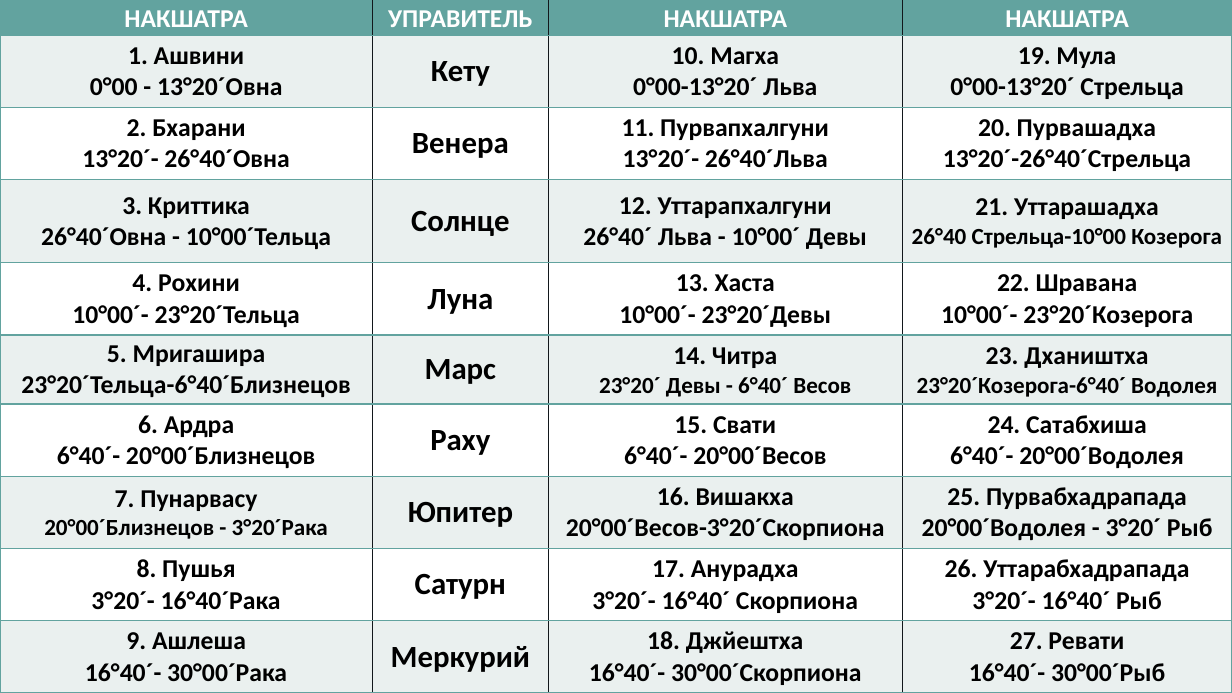
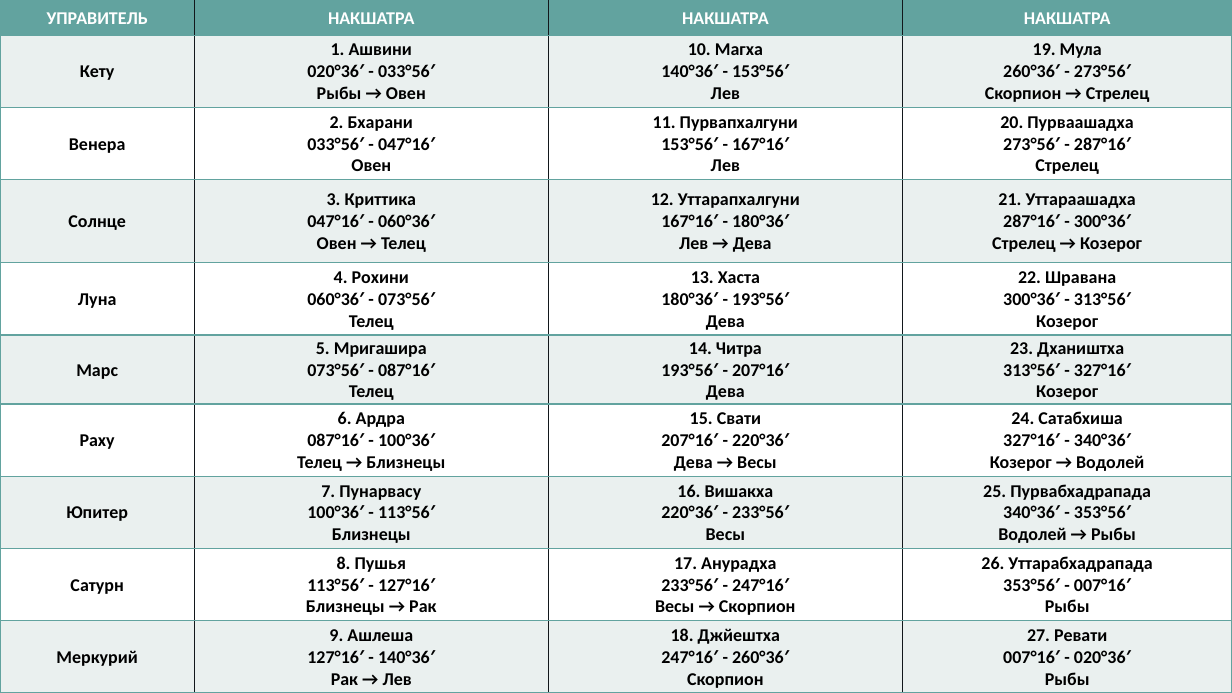
Before and after one commit to Pilotvt/Synastry, a slide deck: slide 1 of .Лекции/Методичка по накшатрам.pptx. Drawn at 1232x693 pixels with LibreOffice and Linux fonts; fonts in the diff are those of the drawing. Boxes give left, top, right and bottom in pixels: in the first picture for what was removed or moved away, otherwise in the second. Text is boxed around its words. In the diff, an @@ line names an element or a change of style, - is before the commit and + after.

```diff
--- a/.Лекции/Методичка по накшатрам.pptx
+++ b/.Лекции/Методичка по накшатрам.pptx
@@ table at (x1=0, y1=0, x2=1232, y2=693) @@
-row 1, column 1: НАКШАТРА
+row 1, column 1: УПРАВИТЕЛЬ
-row 1, column 2: УПРАВИТЕЛЬ
+row 1, column 2: НАКШАТРА
-row 2: 1. Ашвини / 0°00 - 13°20´Овна | Кету | 10. Магха / 0°00-13°20´ Льва | 19. Мула / 0°00-13°20´ Стрельца
+row 2: Кету | 1. Ашвини 020°36′ - 033°56′ Рыбы → Овен | 10. Магха 140°36′ - 153°56′ Лев | 19. Мула 260°36′ - 273°56′ Скорпион → Стрелец
-row 3: 2. Бхарани / 13°20´- 26°40´Овна | Венера | 11. Пурвапхалгуни / 13°20´- 26°40´Льва | 20. Пурвашадха / 13°20´-26°40´Стрельца
+row 3: Венера | 2. Бхарани 033°56′ - 047°16′ Овен | 11. Пурвапхалгуни 153°56′ - 167°16′ Лев | 20. Пурваашадха 273°56′ - 287°16′ Стрелец
-row 4: 3. Криттика / 26°40´Овна - 10°00´Тельца | Солнце | 12. Уттарапхалгуни / 26°40´ Льва - 10°00´ Девы | 21. Уттарашадха / 26°40 Стрельца-10°00 Козерога
+row 4: Солнце | 3. Криттика 047°16′ - 060°36′ Овен → Телец | 12. Уттарапхалгуни 167°16′ - 180°36′ Лев → Дева | 21. Уттараашадха 287°16′ - 300°36′ Стрелец → Козерог
-row 5: 4. Рохини / 10°00´- 23°20´Тельца | Луна | 13. Хаста / 10°00´- 23°20´Девы | 22. Шравана / 10°00´- 23°20´Козерога
+row 5: Луна | 4. Рохини 060°36′ - 073°56′ Телец | 13. Хаста 180°36′ - 193°56′ Дева | 22. Шравана 300°36′ - 313°56′ Козерог
-row 6: 5. Мригашира / 23°20´Тельца-6°40´Близнецов | Марс | 14. Читра / 23°20´ Девы - 6°40´ Весов | 23. Дхаништха / 23°20´Козерога-6°40´ Водолея
+row 6: Марс | 5. Мригашира 073°56′ - 087°16′ Телец | 14. Читра 193°56′ - 207°16′ Дева | 23. Дхаништха 313°56′ - 327°16′ Козерог
-row 7: 6. Ардра / 6°40´- 20°00´Близнецов | Раху | 15. Свати / 6°40´- 20°00´Весов | 24. Сатабхиша / 6°40´- 20°00´Водолея
+row 7: Раху | 6. Ардра 087°16′ - 100°36′ Телец → Близнецы | 15. Свати 207°16′ - 220°36′ Дева → Весы | 24. Сатабхиша 327°16′ - 340°36′ Козерог → Водолей
-row 8: 7. Пунарвасу / 20°00´Близнецов - 3°20´Рака | Юпитер | 16. Вишакха / 20°00´Весов-3°20´Скорпиона | 25. Пурвабхадрапада / 20°00´Водолея - 3°20´ Рыб
+row 8: Юпитер | 7. Пунарвасу 100°36′ - 113°56′ Близнецы | 16. Вишакха 220°36′ - 233°56′ Весы | 25. Пурвабхадрапада 340°36′ - 353°56′ Водолей → Рыбы
-row 9: 8. Пушья / 3°20´- 16°40´Рака | Сатурн | 17. Анурадха / 3°20´- 16°40´ Скорпиона | 26. Уттарабхадрапада / 3°20´- 16°40´ Рыб
+row 9: Сатурн | 8. Пушья 113°56′ - 127°16′ Близнецы → Рак | 17. Анурадха 233°56′ - 247°16′ Весы → Скорпион | 26. Уттарабхадрапада 353°56′ - 007°16′ Рыбы
-row 10: 9. Ашлеша / 16°40´- 30°00´Рака | Меркурий | 18. Джйештха / 16°40´- 30°00´Скорпиона | 27. Ревати / 16°40´- 30°00´Рыб
+row 10: Меркурий | 9. Ашлеша 127°16′ - 140°36′ Рак → Лев | 18. Джйештха 247°16′ - 260°36′ Скорпион | 27. Ревати 007°16′ - 020°36′ Рыбы
@@ size 20 to 14 pt in "НАКШАТРА", "НАКШАТРА" @@
@@ line spacing 1.07 to 1 @@
```
Also in this commit, not shown: 7 other files.
